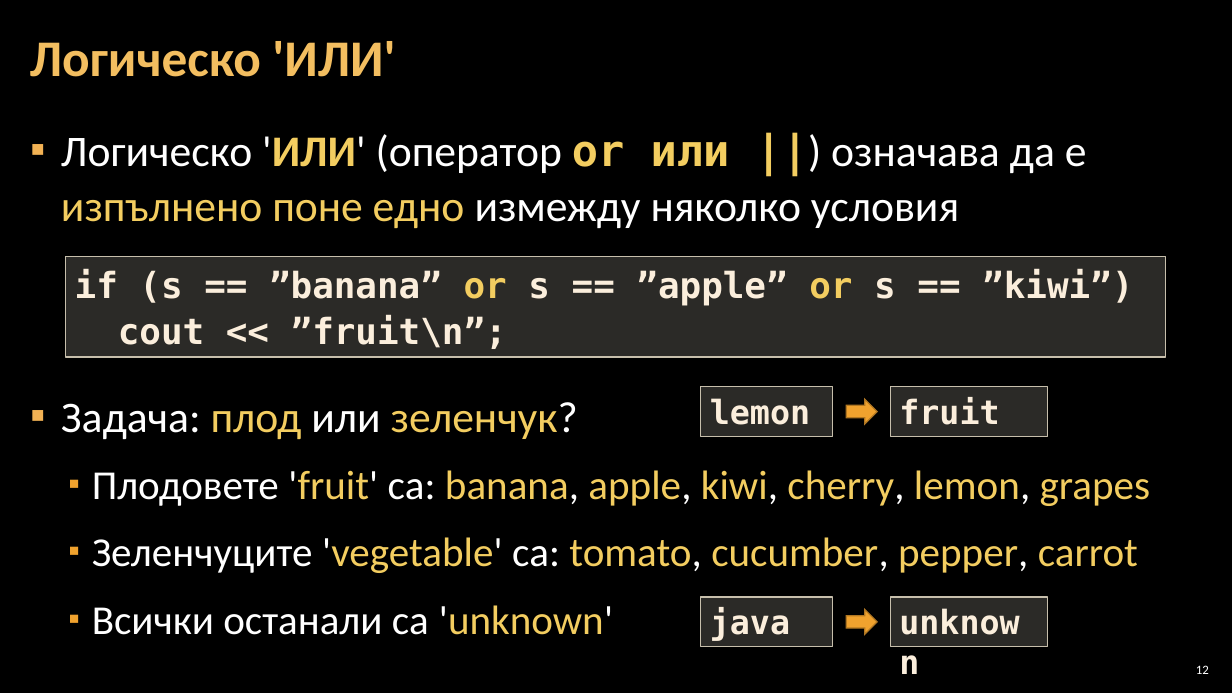
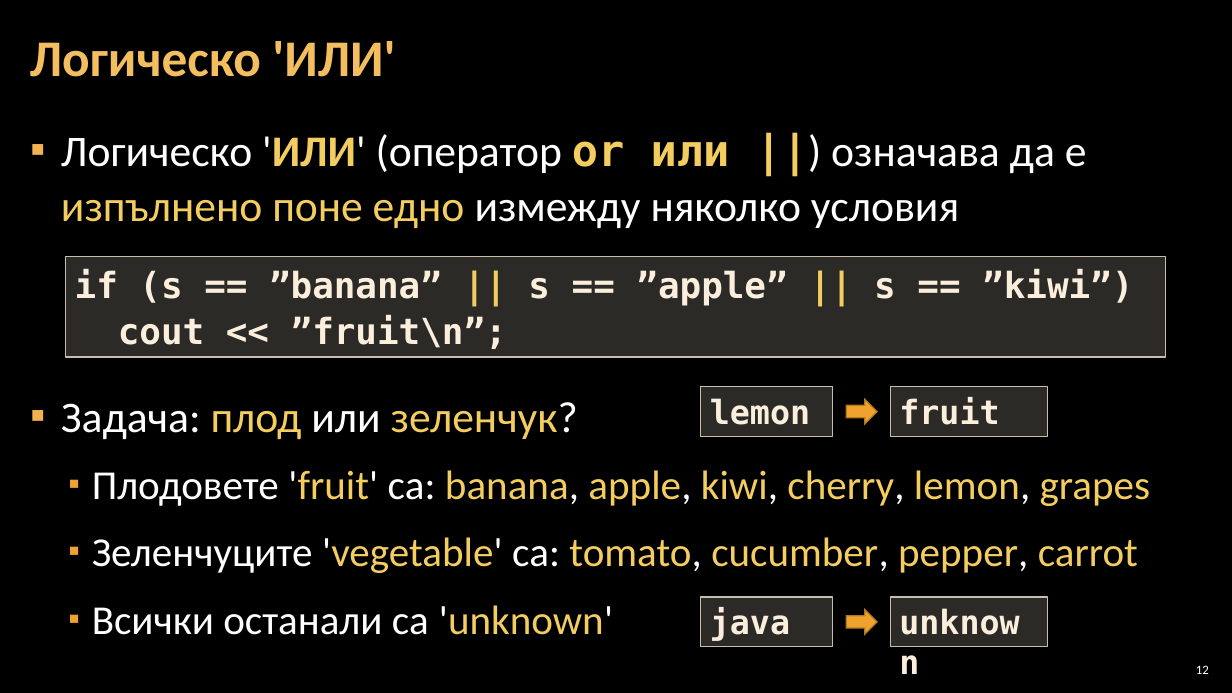
Before and after one commit to Software-University/C-plus-plus, a slide deck: slide 12 of 4. Complex-Conditions/4. Complex-Conditions.pptx. Drawn at 1232x693 pixels with LibreOffice and Linux fonts; fonts in the diff are those of the drawing; background and template pictures are left out. Boxes give left, top, right and bottom in pixels: in the first picture for what was removed or moved away, otherwise in the second. Text is boxed around its words. In the diff, an @@ line names an element or a change of style, - is before the commit and + after.

```diff
--- a/4. Complex-Conditions/4. Complex-Conditions.pptx
+++ b/4. Complex-Conditions/4. Complex-Conditions.pptx
@@ text in rectangle at bbox=[75, 269, 1133, 306]: text changed @@
-if (s == ”banana” or s == ”apple” or s == ”kiwi”)
+if (s == ”banana” || s == ”apple” || s == ”kiwi”)
```
Also in this commit, not shown: 9 other slides changed.
